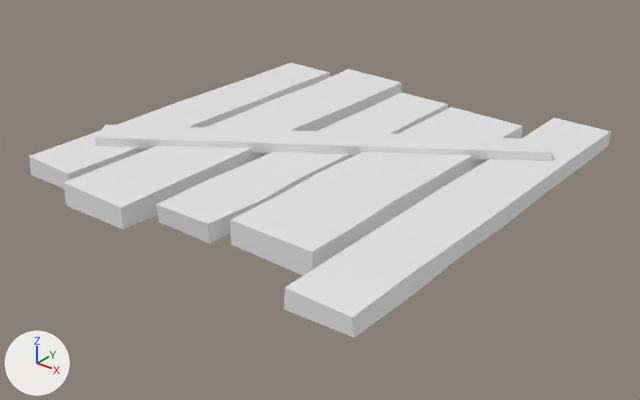
The FBX model Assets/Prefabs/Models/floor_wood.fbx: old version first, new version second.
Both versions are drawn from a 50 mm lens placed at (2.37, -2.98, 1.62), pointed at (0.05, -0.08, -0.18). The lights are fixed; the arrows at lower left show +X, +Y and +Z. Where no turn or scale is listed for an object, it has been applied to the vertices.

The first picture shows 'Floor_Wood'.
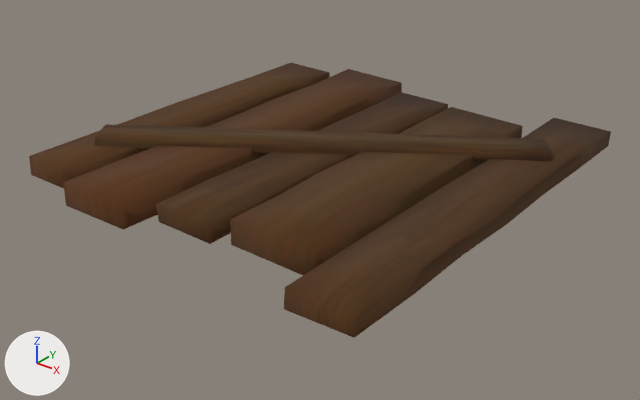
Boxes (x1, y1, x2, y2) around the edits, measured in the pictures (640 x 400 px):
'Floor_Wood', recoloured (white to brown): (29, 63, 611, 338) in both

Diff of the bpy script that builds the scene:
```diff
--- a/Assets/Prefabs/Models/floor_wood.fbx.py
+++ b/Assets/Prefabs/Models/floor_wood.fbx.py
@@ img_tex_floor_wood_png @@
+img_tex_floor_wood_png = load_image('Tex_Floor_Wood.png', 'Blendfiles/Textures/Tex_Floor_Wood.png', 2048, 2048, 'sRGB')
@@ mat_floor_wood @@
+mat_floor_wood = principled_material('Floor_Wood')
+mat_floor_wood.texture = img_tex_floor_wood_png  # with its transparency
+mat_floor_wood.roughness = 1.0
@@ me_cube_004 @@
 me_cube_004.from_pydata(...)  # 168 vertices, 120 faces; spans x -0.97..0.97, y -1.05..1.04, z -0.06..0.08
+me_cube_004.materials.append(mat_floor_wood)  # picture img_tex_floor_wood_png
```
